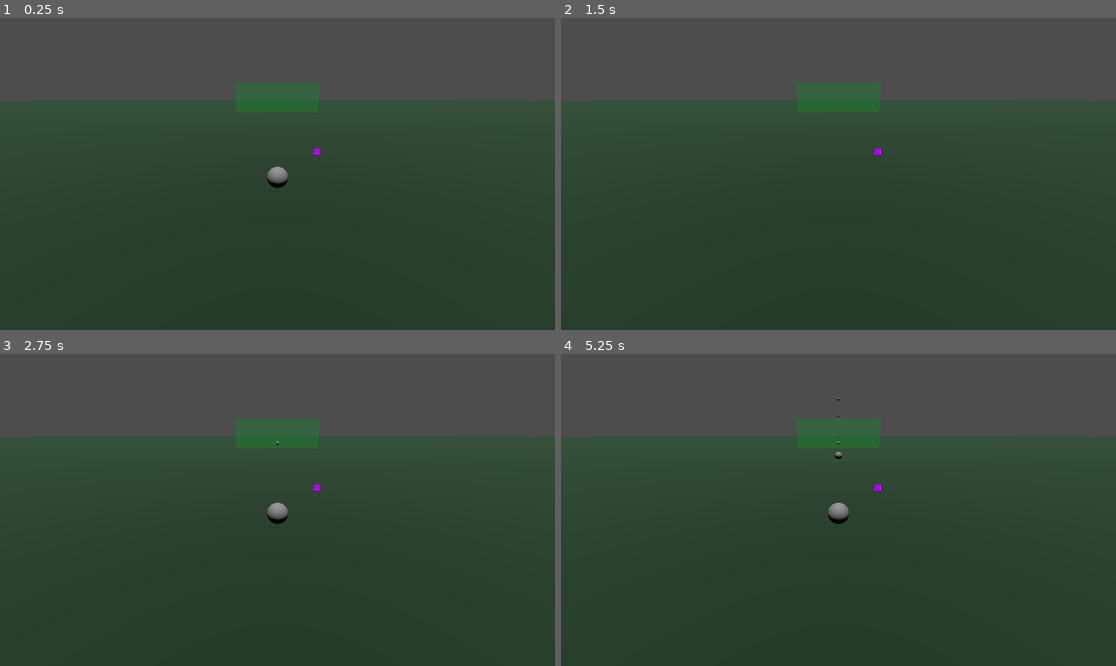
Above: before the commit, frames 1-4 (two rows, left to right).
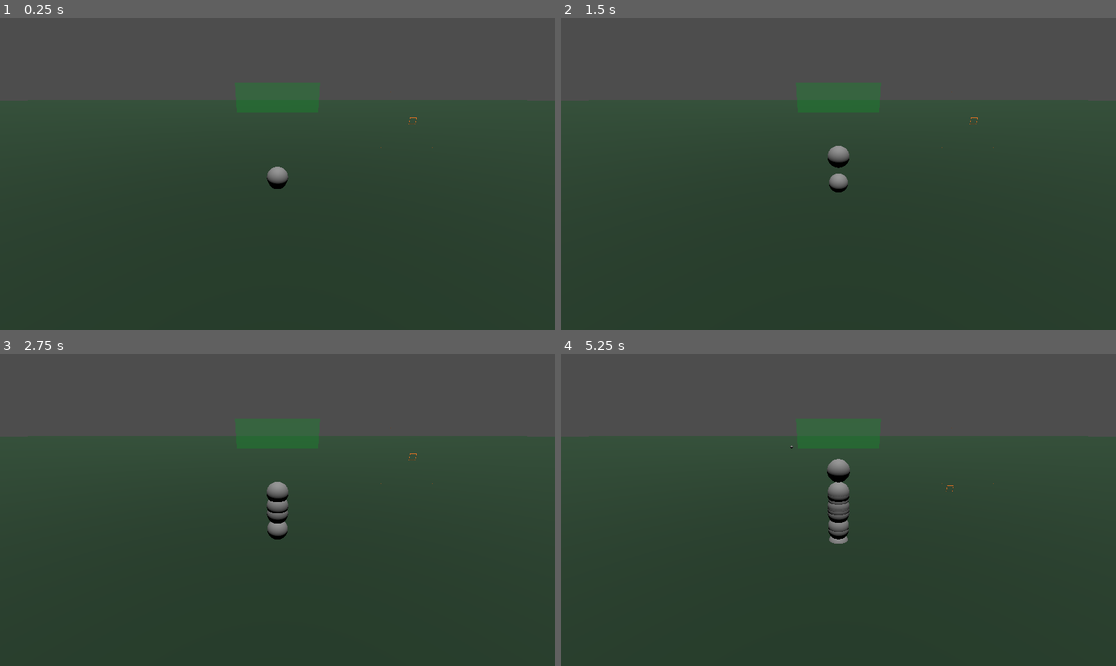
Above: after the commit, the same moments.

Repository: marty1912/freekick1928
Game: Godot game, scene res://Scenes/Pitch.tscn
The game is run twice, just before and just after one commit, with the same random seed, the same clock (stepped at 60 frames per second) and the same inputs.
Inputs (mouse positions are in pixels of both pictures, inside the frame that each line leads up to):
- Up to frame 1 (0.25 s): no input
- Up to frame 2 (1.5 s): tap Enter at 0.5 s; move the mouse to (810, 236) at 0.52 s; tap Space at 0.6, 0.77, 1.07, 1.35 s; move the mouse to (1005, 220) at 1.27 s
- Up to frame 3 (2.75 s): tap Space at 1.52, 1.82, 2.1 s; move the mouse to (111, 463) at 2.02 s
- Up to frame 4 (5.25 s): tap Space at 2.75, 2.85, 3.02, 3.32, 3.6, 3.77, 4.07, 4.35, 4.52, 4.82, 5, 5.1 s; move the mouse to (866, 510) at 2.77 s; tap Enter at 3.5 s; move the mouse to (755, 432) at 3.52 s; move the mouse to (960, 494) at 4.27 s; move the mouse to (727, 525) at 5.02 s

The runs differ from the first frame. In frame 1, less than 0.1% of the frame differs, in the area x 48-78%, y 23-55%; in frame 2, 0.4%; in frame 3, 0.5%; in frame 4, 0.8%, in the area x 41-78%, y 14-61%.

Commit message:
added ball physics and magnus effect.

Diff:
--- a/Scenes/Ball.gd
+++ b/Scenes/Ball.gd
@@ -1,6 +1,12 @@
-class_name Ball extends RigidBody3D
+class_name Ball extends CharacterBody3D
+
+var my_velocity:Vector3 = Vector3(0,0,0)
+var currentRotationSpeed:Vector3 = Vector3(0,0,0)
+var gravity:float = -9.8
+var mass:float = 0.4
 
 
+var stopped = true
 # Called when the node enters the scene tree for the first time.
 func _ready() -> void:
 	pass # Replace with function body.
@@ -9,3 +15,67 @@
 # Called every frame. 'delta' is the elapsed time since the previous frame.
 func _process(delta: float) -> void:
 	pass
+
+func enableCollisions():
+	collision_layer = 1
+
+func disableCollisions():
+	collision_layer = 0
+	pass
+
+func _physics_process(delta: float) -> void:
+	#move_and_collide(linear_velocity)
+	if(stopped):
+		return
+
+	rotation += delta*currentRotationSpeed
+	currentRotationSpeed *= (1 - 0.4*delta)
+	#https://en.wikipedia.org/wiki/Bouncing_ball
+	var f_gravity = gravity*mass*Vector3(0,1,0)
+	var f_drag = -my_velocity.normalized() *(my_velocity.length_squared()*0.01)
+
+	# magnus force: https://farside.ph.utexas.edu/teaching/329/lectures/node43.html
+	var f_magnus = currentRotationSpeed.cross(my_velocity)*0.02
+	#my_velocity.y += gravity * delta
+	my_velocity += ((f_gravity+f_drag+f_magnus)/mass) * delta
+	var collision = move_and_collide(my_velocity*delta)
+	if not collision:
+		return
+	else:
+		if(my_velocity.length() < 1):
+			my_velocity = Vector3(0.0,0.0,0.0)
+			if(!stopped):
+				stopped = true
+				#self.freeze_mode = RigidBody2D.FREEZE_MODE_STATIC
+				self.disableCollisions()
+				#onStopped.emit()
+
+		var oldVel = my_velocity
+		my_velocity = my_velocity.bounce(collision.get_normal()) * 0.99
+		#currentRotationSpeed -= oldVel.angle_to(velocity)
+		if(my_velocity.length() < 10):
+			return
+			#currentRotationSpeed = 0.0
+		else:
+			return
+			#playBlobSound(velocity.length())
+	pass
+
+func apply_impulse(imp:Vector3):
+
+	my_velocity = imp/mass
+	print("myvel: {x} km/h".format({"x":my_velocity.length()*3.6}))
+
+
+
+func apply_rotation(rot:Vector3):
+	self.currentRotationSpeed = rot
+
+func _integrate_forces(state: PhysicsDirectBodyState3D) -> void:
+	pass
+
+func simulate_physics(delta:float) ->void:
+	#var body_state = PhysicsServer3D.body_get_direct_state(self.get_rid())
+	#var space_state : PhysicsDirectBodyState3D = get_world_3d().direct_space_state
+	#_integrate_forces(body_state)
+	_physics_process(delta)
--- /dev/null
+++ b/Scenes/Mouse3DGetter.gd
@@ -0,0 +1,58 @@
+extends StaticBody3D
+
+
+signal on_have_mouse_pos_rel(Vector2)
+
+@export var sizeXY:Vector2 = Vector2(1,1)
+
+
+func getPositionOfMouseIn3D() -> Dictionary:
+	#https://stackoverflow.com/questions/76893256/how-to-get-the-3d-mouse-pos-in-godot-4-1
+	var viewport := get_viewport()
+	var mouse_position := viewport.get_mouse_position()
+	var camera := viewport.get_camera_3d()
+	var origin := camera.project_ray_origin(mouse_position)
+	var direction := camera.project_ray_normal(mouse_position)
+	var ray_length := camera.far
+	var end := origin + direction * ray_length
+	var space_state := get_world_3d().direct_space_state
+	var query := PhysicsRayQueryParameters3D.create(origin, end)
+	var result := space_state.intersect_ray(query)
+	return result
+	var mouse_position_3D := end
+	if not result.is_empty():
+		print("result keys: {x}".format({"x":result}))
+
+		mouse_position_3D = result["position"]
+
+
+# Called when the node enters the scene tree for the first time.
+func _ready() -> void:
+	pass # Replace with function body.
+
+
+# Called every frame. 'delta' is the elapsed time since the previous frame.
+func _process(delta: float) -> void:
+	pass
+
+func getPosition2DOnMe():
+	var raycast_res = getPositionOfMouseIn3D()
+	if(raycast_res.is_empty()):
+		return null
+	if(raycast_res["collider"] == self):
+
+		var mouse_position = raycast_res["position"]
+		print("collided with me! {x}, my_pos: {y}".format({"x":to_local(mouse_position),"y":self.position}))
+		var offset = to_local(mouse_position)
+		return Vector2(offset.x,offset.y)
+	return null
+
+
+func _physics_process(delta: float) -> void:
+	var pos = getPosition2DOnMe()
+	if(pos == null):
+		return
+
+	var rel_pos = Vector2(pos.x/sizeXY.x,pos.y/sizeXY.y)
+	print("pos: {x} rel pos: {y}".format({"x":pos,"y":rel_pos}))
+	on_have_mouse_pos_rel.emit(rel_pos)
--- /dev/null
+++ b/Scenes/PathFollow_ball.gd
@@ -0,0 +1,15 @@
+extends PathFollow3D
+
+@export var duration:float = 1
+var time = 0
+@export var offset:float = 0
+# Called when the node enters the scene tree for the first time.
+func _ready() -> void:
+	pass # Replace with function body.
+
+
+# Called every frame. 'delta' is the elapsed time since the previous frame.
+func _process(delta: float) -> void:
+	time += delta
+	progress_ratio = (time/duration) + offset
+	pass
--- a/Scenes/Pitch.tscn
+++ b/Scenes/Pitch.tscn
@@ -1,7 +1,12 @@
-[gd_scene load_steps=13 format=3 uid="uid://bhyjbkpqxorgv"]
+[gd_scene load_steps=20 format=3 uid="uid://bhyjbkpqxorgv"]
 
 [ext_resource type="Script" path="res://Scripts/BallLauncher.gd" id="1_3hdld"]
 [ext_resource type="Script" path="res://Scenes/GoalScore.gd" id="1_et3lr"]
+[ext_resource type="Script" path="res://Scenes/Mouse3DGetter.gd" id="3_1h72p"]
+[ext_resource type="Script" path="res://Scenes/ShowShotPositionGUI.gd" id="4_11tow"]
+[ext_resource type="Script" path="res://Scenes/PathFollow_ball.gd" id="4_x0a8h"]
+[ext_resource type="Texture2D" uid="uid://cmdxnicg3cpno" path="res://Sprites/ShotGUI/OutlineEffet.png" id="5_l60s2"]
+[ext_resource type="Texture2D" uid="uid://bl034ukpwbfox" path="res://Sprites/ShotGUI/aimCenter_effet.png" id="5_pf73m"]
 
 [sub_resource type="BoxShape3D" id="BoxShape3D_uutfu"]
 size = Vector3(7.4, 2.44, 2)
@@ -25,6 +30,12 @@
 
 [sub_resource type="GradientTexture2D" id="GradientTexture2D_kxlbf"]
 gradient = SubResource("Gradient_otk80")
+
+[sub_resource type="ViewportTexture" id="ViewportTexture_qbcku"]
+viewport_path = NodePath("Node3D/direction_select")
+
+[sub_resource type="BoxShape3D" id="BoxShape3D_kk138"]
+size = Vector3(1, 0.1, 1)
 
 [sub_resource type="Curve3D" id="Curve3D_me3c6"]
 _data = {
@@ -33,8 +44,9 @@
 }
 point_count = 2
 
-[sub_resource type="ViewportTexture" id="ViewportTexture_qbcku"]
-viewport_path = NodePath("Node3D/direction_select")
+[sub_resource type="SphereMesh" id="SphereMesh_wjux8"]
+radius = 0.1
+height = 0.2
 
 [node name="Node3D" type="Node3D"]
 
@@ -119,23 +131,50 @@
 my_force = Vector3(0, 0, 10)
 my_rot = Vector3(1, 0, 0)
 
+[node name="Effet_Control" type="StaticBody3D" parent="Node3D/BallLauncher"]
+transform = Transform3D(1, 0, 0, 0, 1, 0, 0, 0, 1, -1.01907, 0.313885, 0)
+collision_layer = 2
+collision_mask = 2
+script = ExtResource("3_1h72p")
+
+[node name="Sprite3D" type="Sprite3D" parent="Node3D/BallLauncher/Effet_Control"]
+transform = Transform3D(0.2, 0, 0, 0, 0.2, 0, 0, 0, 0.2, 0, 0, 0)
+texture = SubResource("ViewportTexture_qbcku")
+
+[node name="CollisionShape3D" type="CollisionShape3D" parent="Node3D/BallLauncher/Effet_Control"]
+transform = Transform3D(1, 0, 0, 0, -4.37114e-08, 1, 0, -1, -4.37114e-08, 0, 0, 0)
+shape = SubResource("BoxShape3D_kk138")
+
 [node name="Path3D" type="Path3D" parent="Node3D/BallLauncher"]
 curve = SubResource("Curve3D_me3c6")
 
+[node name="PathFollow3D" type="PathFollow3D" parent="Node3D/BallLauncher/Path3D"]
+transform = Transform3D(-4.37114e-08, 1, -4.37114e-08, 0, -4.37114e-08, -1, -1, -4.37114e-08, 1.91069e-15, 0, 0, 0)
+script = ExtResource("4_x0a8h")
+
+[node name="MeshInstance3D" type="MeshInstance3D" parent="Node3D/BallLauncher/Path3D/PathFollow3D"]
+mesh = SubResource("SphereMesh_wjux8")
+
+[node name="PathFollow3D2" type="PathFollow3D" parent="Node3D/BallLauncher/Path3D"]
+transform = Transform3D(-4.37114e-08, 1, -4.37114e-08, 0, -4.37114e-08, -1, -1, -4.37114e-08, 1.91069e-15, 0, 0, 0)
+script = ExtResource("4_x0a8h")
+
+[node name="MeshInstance3D" type="MeshInstance3D" parent="Node3D/BallLauncher/Path3D/PathFollow3D2"]
+mesh = SubResource("SphereMesh_wjux8")
+
 [node name="Camera3D" type="Camera3D" parent="Node3D"]
 transform = Transform3D(-1, 0, -8.74228e-08, -2.99806e-08, 0.939358, 0.342938, 8.21213e-08, 0.342938, -0.939358, 0, 1.05975, 4.67625)
-
-[node name="Sprite3D" type="Sprite3D" parent="Node3D"]
-transform = Transform3D(0.2, 0, 0, 0, 0.2, 0, 0, 0, 0.2, 0, 0, 7.05589)
-texture = SubResource("ViewportTexture_qbcku")
 
 [node name="direction_select" type="SubViewport" parent="Node3D"]
 disable_3d = true
 transparent_bg = true
 
 [node name="Node2D" type="Node2D" parent="Node3D/direction_select"]
+position = Vector2(128, 128)
+script = ExtResource("4_11tow")
 
 [node name="Control" type="Control" parent="Node3D/direction_select/Node2D"]
+custom_minimum_size = Vector2(512, 512)
 layout_mode = 3
 anchors_preset = 15
 anchor_right = 1.0
@@ -149,5 +188,31 @@
 offset_bottom = 40.0
 color = Color(0.686275, 0.0235294, 1, 1)
 
+[node name="NinePatchRect" type="NinePatchRect" parent="Node3D/direction_select/Node2D/Control"]
+custom_minimum_size = Vector2(256, 256)
+layout_mode = 1
+anchors_preset = 8
+anchor_left = 0.5
+anchor_top = 0.5
+anchor_right = 0.5
+anchor_bottom = 0.5
+offset_left = -128.0
+offset_top = -128.0
+offset_right = 128.0
+offset_bottom = 128.0
+grow_horizontal = 2
+grow_vertical = 2
+texture = ExtResource("5_l60s2")
+patch_margin_left = 4
+patch_margin_top = 4
+patch_margin_right = 4
+patch_margin_bottom = 4
+
+[node name="Sprite2D" type="Sprite2D" parent="Node3D/direction_select/Node2D"]
+texture = ExtResource("5_pf73m")
+
 [node name="DirectionalLight3D" type="DirectionalLight3D" parent="."]
 transform = Transform3D(-0.994151, 0.104071, -0.0288616, 0, 0.267238, 0.96363, 0.107999, 0.957994, -0.265675, 0, 9.0446, 0)
+
+[connection signal="on_have_mouse_pos_rel" from="Node3D/BallLauncher/Effet_Control" to="Node3D/BallLauncher" method="set_position_hit"]
+[connection signal="on_have_mouse_pos_rel" from="Node3D/BallLauncher/Effet_Control" to="Node3D/direction_select/Node2D" method="on_set_position"]
--- /dev/null
+++ b/Scenes/ShowShotPositionGUI.gd
@@ -0,0 +1,18 @@
+extends Node2D
+
+@onready var sprite_2d: Sprite2D = $Sprite2D
+
+var resoultion = Vector2(256,256)
+# Called when the node enters the scene tree for the first time.
+func _ready() -> void:
+	pass # Replace with function body.
+
+func on_set_position(position_mouse:Vector2):
+	var positionOnHere = (resoultion/2 )
+	var rel_pos_from_left = position_mouse
+	positionOnHere += Vector2(rel_pos_from_left.x*resoultion.x,-rel_pos_from_left.y*resoultion.y)
+	sprite_2d.position = positionOnHere
+
+# Called every frame. 'delta' is the elapsed time since the previous frame.
+func _process(delta: float) -> void:
+	pass
--- a/Scenes/ball.tscn
+++ b/Scenes/ball.tscn
@@ -1,18 +1,15 @@
-[gd_scene load_steps=5 format=3 uid="uid://ctu6hbuba6mp6"]
+[gd_scene load_steps=4 format=3 uid="uid://ctu6hbuba6mp6"]
 
 [ext_resource type="Script" path="res://Scenes/Ball.gd" id="1_el6n0"]
 
-[sub_resource type="PhysicsMaterial" id="PhysicsMaterial_dfyop"]
-bounce = 0.62
-
 [sub_resource type="SphereShape3D" id="SphereShape3D_4e0it"]
+radius = 0.11
 
 [sub_resource type="SphereMesh" id="SphereMesh_de7k2"]
 
-[node name="Ball" type="RigidBody3D" groups=["Ball"]]
-mass = 0.4
-physics_material_override = SubResource("PhysicsMaterial_dfyop")
-freeze = true
+[node name="Ball" type="CharacterBody3D" groups=["Ball"]]
+slide_on_ceiling = false
+floor_stop_on_slope = false
 script = ExtResource("1_el6n0")
 
 [node name="CollisionShape3D" type="CollisionShape3D" parent="."]
--- a/Scripts/BallLauncher.gd
+++ b/Scripts/BallLauncher.gd
@@ -2,26 +2,68 @@
 
 var ball_scene = preload("res://Scenes/ball.tscn")
 var have_ball:bool = false
-var ball:Ball = null
+var my_ball:Ball = null
 @export var my_force:Vector3 = Vector3(0,0,0)
 @export var my_rot: Vector3 = Vector3(0,0,0)
+var my_direction:Vector3 = Vector3(0,0,0)
+@onready var path_3d: Path3D = $Path3D
+
+
+func set_direction(position_hit:Vector2):
+	# position hit shows us where we hit the ball when we kick it
+	var starting_point = Vector3(position_hit.x,position_hit.y,-1).normalized()
+	var ending_point = Vector3(0,0,0)
+	my_direction =  (ending_point-starting_point).normalized()
+
+func set_position_hit(position_hit:Vector2):
+	set_direction(position_hit)
+	return
+	# position hit shows us where we hit the ball when we kick it
+	var starting_point = Vector3(position_hit.x,position_hit.y,-1).normalized()
+	var ending_point = Vector3(0,0,0)
+	my_rot = ending_point-starting_point
+
+
 # Called when the node enters the scene tree for the first time.
 func _ready() -> void:
-	spawn_ball()
+	my_ball = spawn_ball()
 	pass # Replace with function body.
 
-func spawn_ball():
-	ball = ball_scene.instantiate()
+func spawn_ball() ->Ball:
+	var ball = ball_scene.instantiate()
 	add_child(ball)
+	return ball
 
 
-func launch_ball(force:Vector3,rotation:Vector3):
-	ball.freeze = false
-	ball.apply_central_impulse(force)
-	ball.apply_torque_impulse(rotation)
+func launch_ball(ball:Ball,force:Vector3,rot:Vector3):
+	ball.stopped = false
+	#ball.apply_central_impulse(force)
+	#ball.apply_torque_impulse(rotation)
+	ball.apply_impulse(force)
+	ball.apply_rotation(Vector3(0,5,0))
+
+func ball_preview(delta:float):
+	my_ball.disableCollisions()
+	var ball = spawn_ball()
+	launch_ball_with_current_settings(ball)
+	path_3d.curve.clear_points()
+	for i in range(0,100):
+		ball.simulate_physics(delta)
+		path_3d.curve.add_point(ball.position)
+		#print("ball_pos: {x}".format({"x":ball.position}))
+	ball.queue_free()
+
+	my_ball.enableCollisions()
 
 
+func launch_ball_with_current_settings(ball:Ball):
+	# top speed with 20 here is 180 km/h. could be max force
+	# min should be like 45km/h (use 5 here)
+	my_force = 10*my_direction
+	launch_ball(ball,my_force,my_rot)
 
+func _physics_process(delta: float) -> void:
+	ball_preview(delta)
 # Called every frame. 'delta' is the elapsed time since the previous frame.
 func _process(delta: float) -> void:
 	pass
@@ -30,7 +72,7 @@
 	if(event is InputEventKey):
 		var key_evt:InputEventKey = event
 		if(key_evt.is_pressed() and key_evt.keycode == KEY_SPACE):
-			launch_ball(my_force,my_rot)
+			launch_ball_with_current_settings(my_ball)
 			var t = create_tween()
 			t.tween_interval(1)
-			t.tween_callback(spawn_ball)
+			t.tween_callback(func(): my_ball = spawn_ball())
Binary file added: Sprites/ShotGUI/OutlineEffet.aseprite
Binary file added: Sprites/ShotGUI/OutlineEffet.png
Not shown, added: Sprites/ShotGUI/OutlineEffet.png.import
Binary file added: Sprites/ShotGUI/aimCenter_effet.ase
Binary file added: Sprites/ShotGUI/aimCenter_effet.png
Not shown, added: Sprites/ShotGUI/aimCenter_effet.png.import
